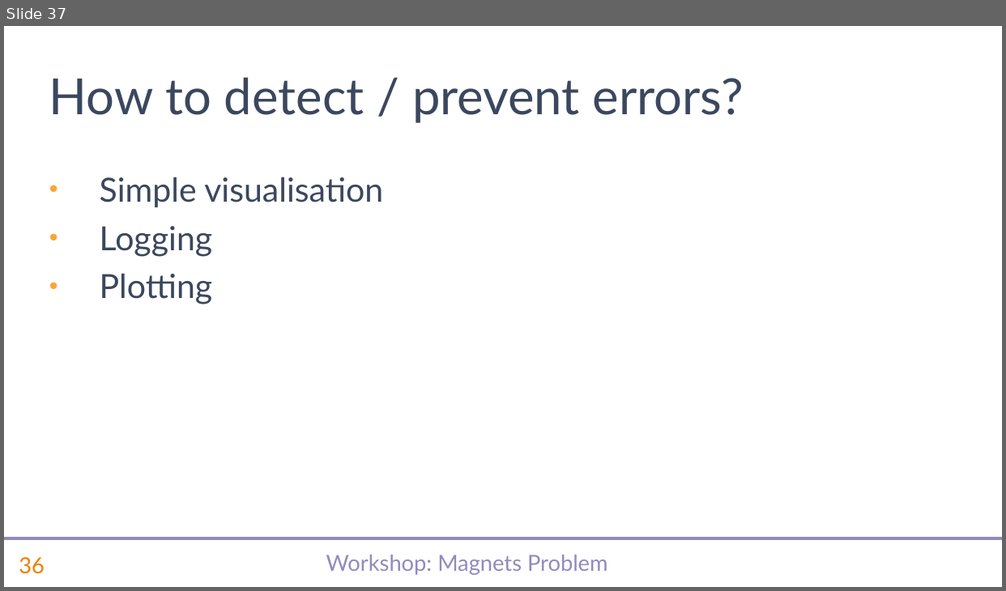
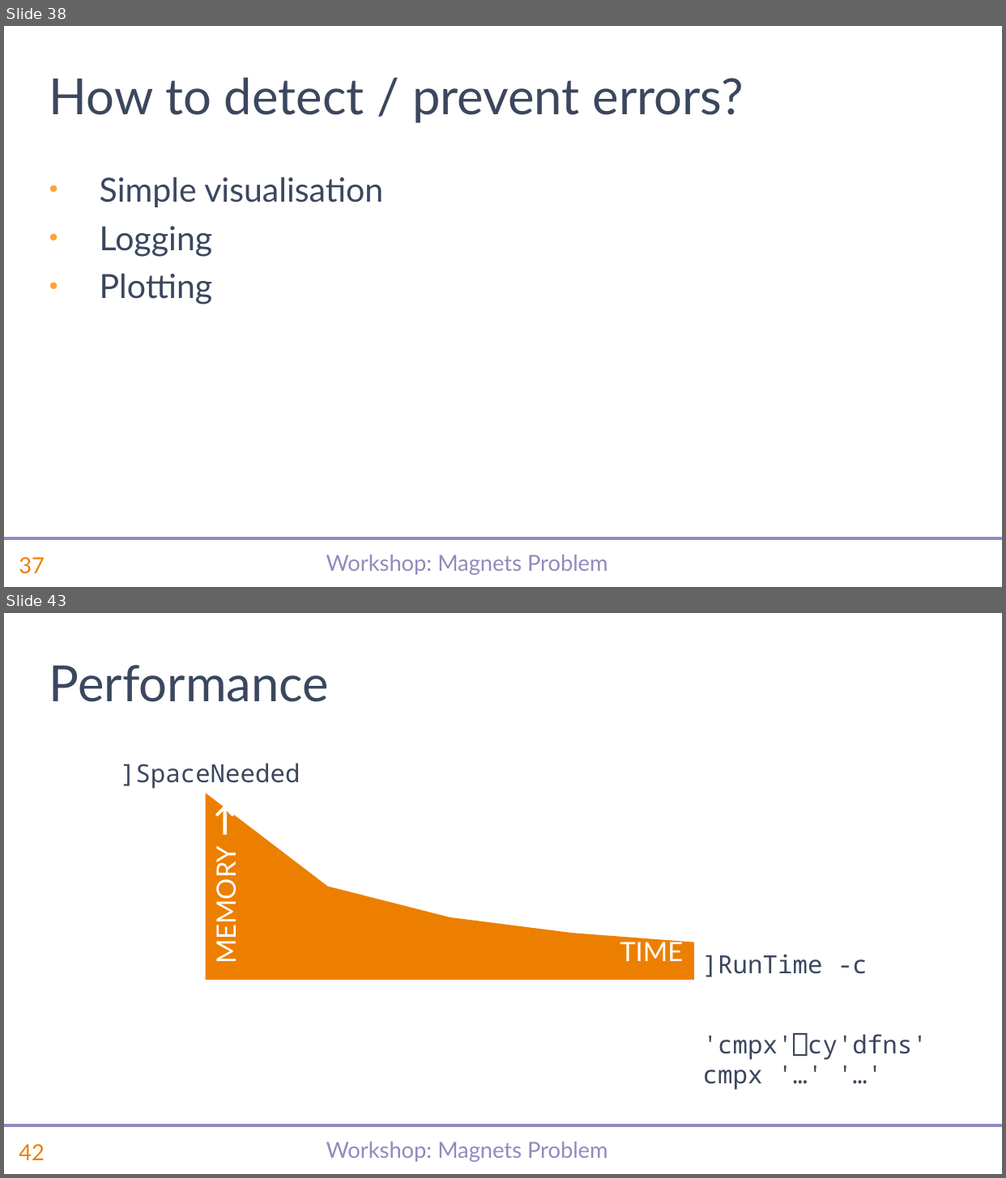
Before and after one commit to abrudz/SimCorp, a slide deck: magnets/slides.pptx. Shown one above the other, each under a label of ours: slide 37 before the commit, slides 38 and 43 after it; the slides between them are not shown. The pictures are 1006x591 and 1006x1178 pixels, drawn with LibreOffice and Linux fonts; fonts in the diff are those of the drawing; background and template pictures are left out. Boxes give left, top, right and bottom in pixels: in the first picture for what was removed or moved away, otherwise in the second. Text is boxed around its words. In the diff, an @@ line names an element or a change of style, - is before the commit and + after.

```diff
--- a/magnets/slides.pptx
+++ b/magnets/slides.pptx
@@ slide 43 added at <box>4,613,1002,1174</box>, background #FFFFFF; not listed: 3 template elements that a slide beside it also shows @@
@@ title added at <box>49,665,329,702</box>, 36 pt, text #3B475E @@
+Performance
@@ area chart added at <box>196,751,705,984</box> @@
+categories: 1, 2, 3, 4, 5
+Series 1: 100, 50, 33, 25, 20
+Series 2: -, -, -, -, -
@@ text added at <box>121,763,300,789</box>, 18 pt, text #3B475E @@
+]SpaceNeeded
@@ text added at <box>210,858,241,961</box>, 24 pt, text #FFFFFF, small capitals @@
+memory →
@@ text added at <box>620,939,683,961</box>, 24 pt, text #FFFFFF, small capitals @@
+time →
@@ text added at <box>703,954,867,977</box>, 18 pt, text #3B475E @@
+]RunTime -c
@@ text added at <box>703,1033,927,1090</box>, 18 pt, text #3B475E @@
+'cmpx'⎕cy'dfns'
+cmpx '…' '…'
@@ what was slide 37 is now slide 38 @@
@@ page number at <box>19,557,44,574</box>: text changed @@
-36
+37
```
Also in this commit, not shown: 1 slide changed, 18 other slides added, 2 other files.
